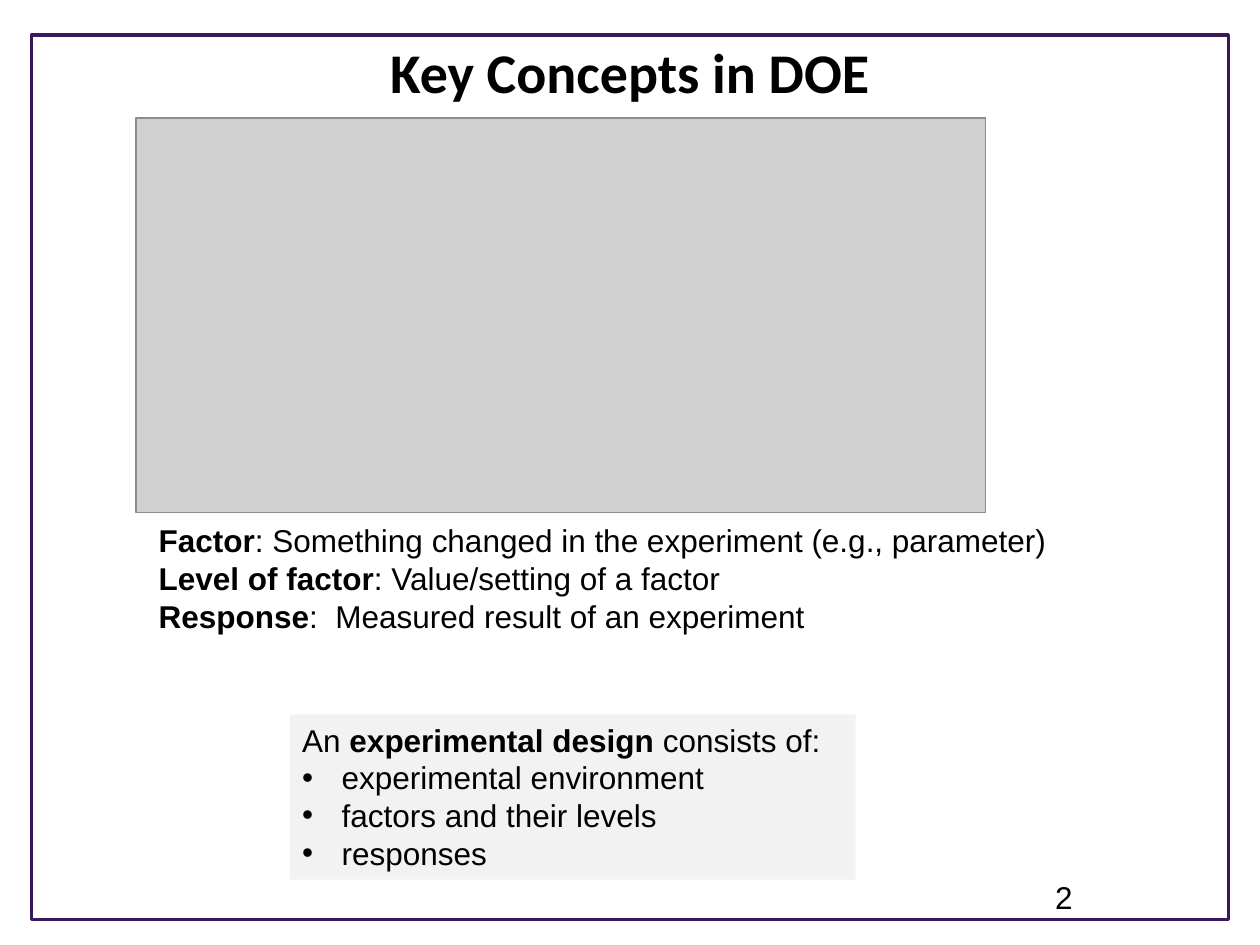
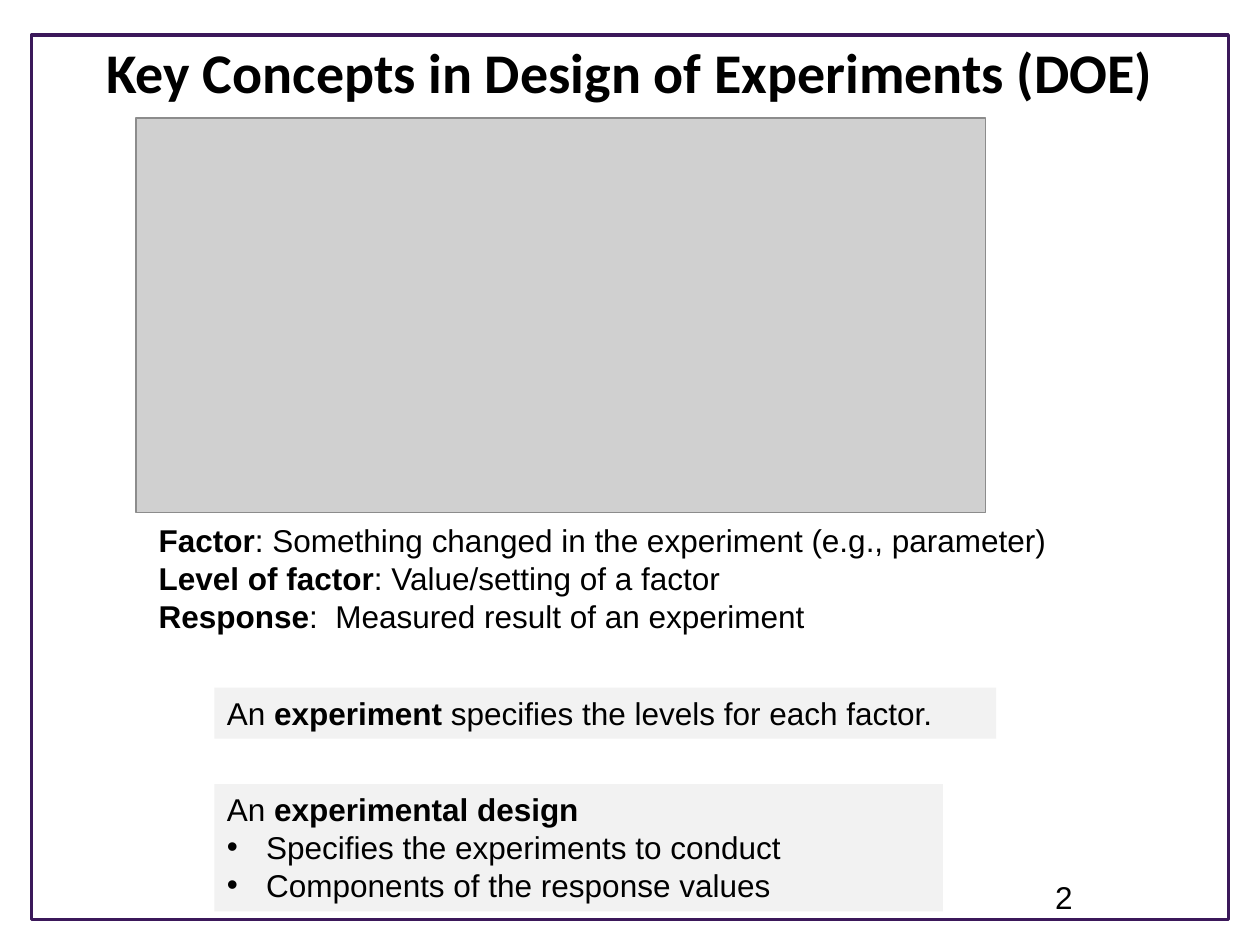
Before and after one commit to ModelEngineering/advancing-biomedical-models, a slide deck: slide 2 of lecture_5/5_design_of_experiments_revisited.pptx. Drawn at 1260x945 pixels with LibreOffice and Linux fonts; fonts in the diff are those of the drawing; grey boxes stand for pictures; background and template pictures are left out. Boxes give left, top, right and bottom in pixels: in the first picture for what was removed or moved away, otherwise in the second. Text is boxed around its words. In the diff, an @@ line names an element or a change of style, - is before the commit and + after.

Commit message:
Updated design of experiments

```diff
--- a/lecture_5/5_design_of_experiments_revisited.pptx
+++ b/lecture_5/5_design_of_experiments_revisited.pptx
@@ title at box(106, 51, 1152, 103): text changed @@
-Key Concepts in DOE
+Key Concepts in Design of Experiments (DOE)
@@ rectangle added at box(214, 688, 997, 738), fill #F2F2F2, 18 pt, text #000000 @@
+An experiment specifies the levels for each factor.
@@ rectangle "An experimental design": place and size @@
-rectangle "An experimental design" at box(290, 714, 856, 879)
+rectangle "An experimental design" at box(214, 784, 942, 911)
@@ text in rectangle at box(227, 798, 780, 903): text changed @@
-An experimental design consists of:
-• experimental environment
-• factors and their levels
-• responses
+An experimental design
+• Specifies the experiments to conduct
+• Components of the response values
```
Also in this commit, not shown: 7 other slides changed, 19 slides added.
